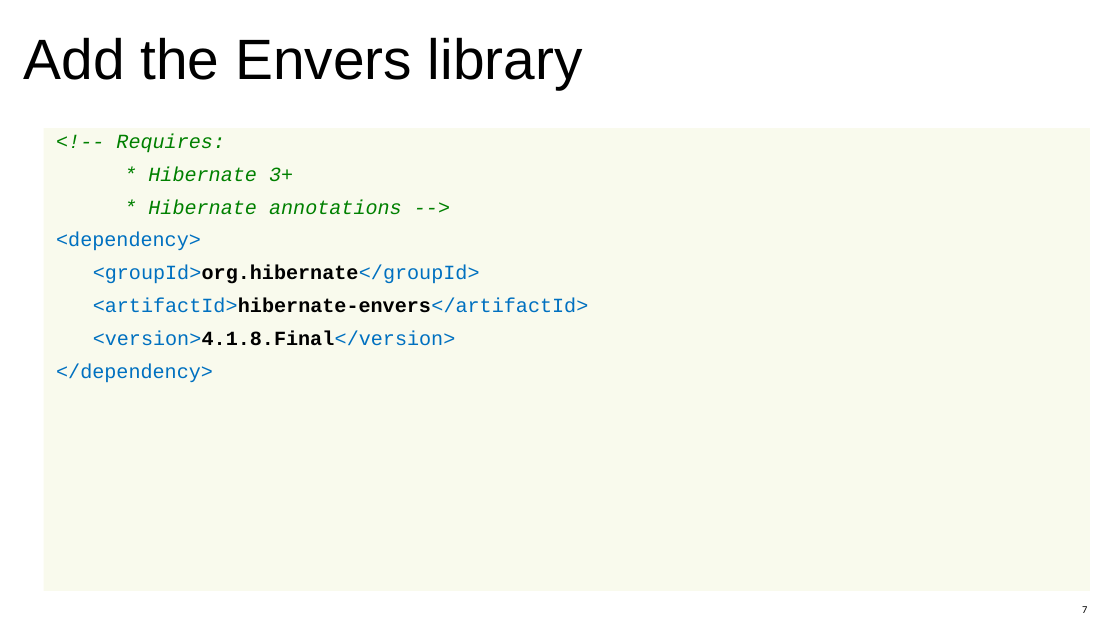
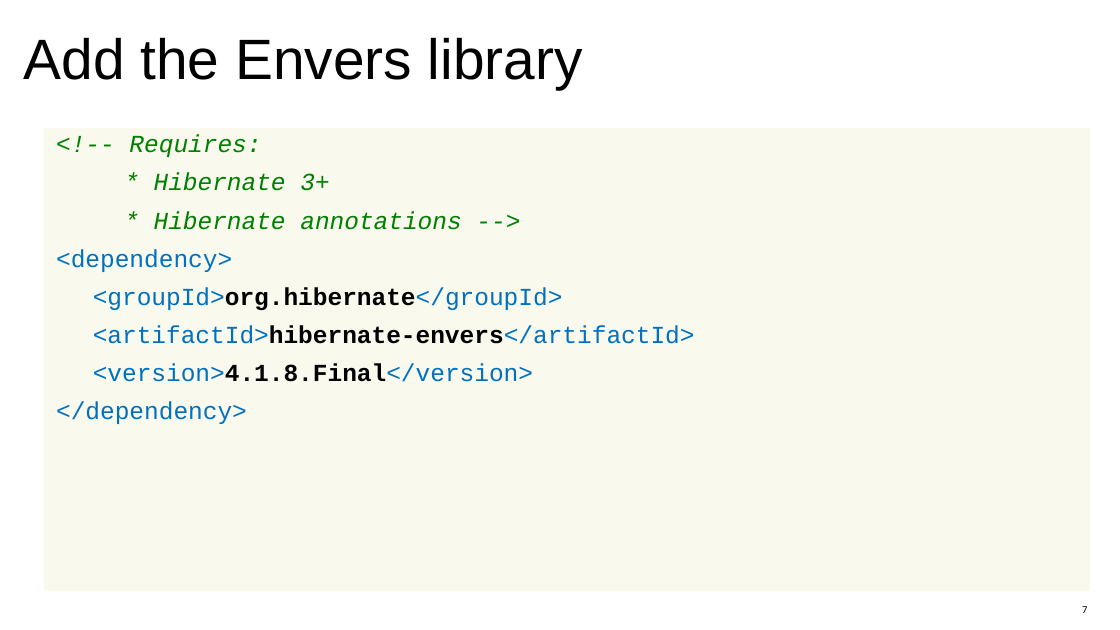
Before and after one commit to linsolas/devoxx-envers, a slide deck: slide 7 of Devoxx 2012 - Hibernate Envers.pptx. Drawn at 1120x630 pixels with LibreOffice and Linux fonts; fonts in the diff are those of the drawing; background and template pictures are left out. Boxes give left, top, right and bottom in pixels: in the first picture for what was removed or moved away, otherwise in the second. Text is boxed around its words. In the diff, an @@ line names an element or a change of style, - is before the commit and + after.

```diff
--- a/Devoxx 2012 - Hibernate Envers.pptx
+++ b/Devoxx 2012 - Hibernate Envers.pptx
@@ text "<!-- Requires:" at <box>56,134,695,424</box>: size 23 to 28 pt @@
```
Also in this commit, not shown: 5 other slides changed, 1 slide added, 1 slide removed.
